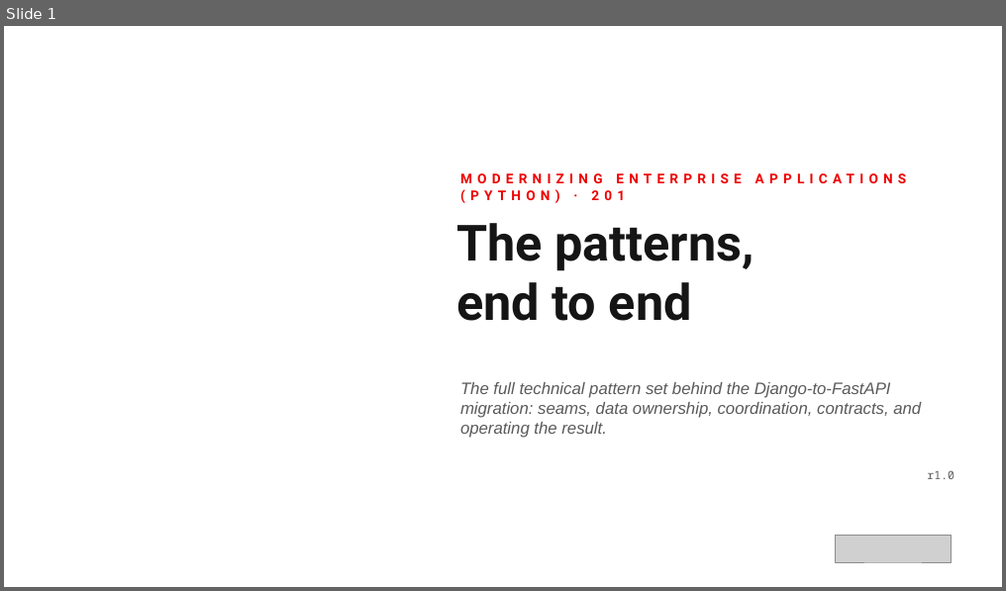
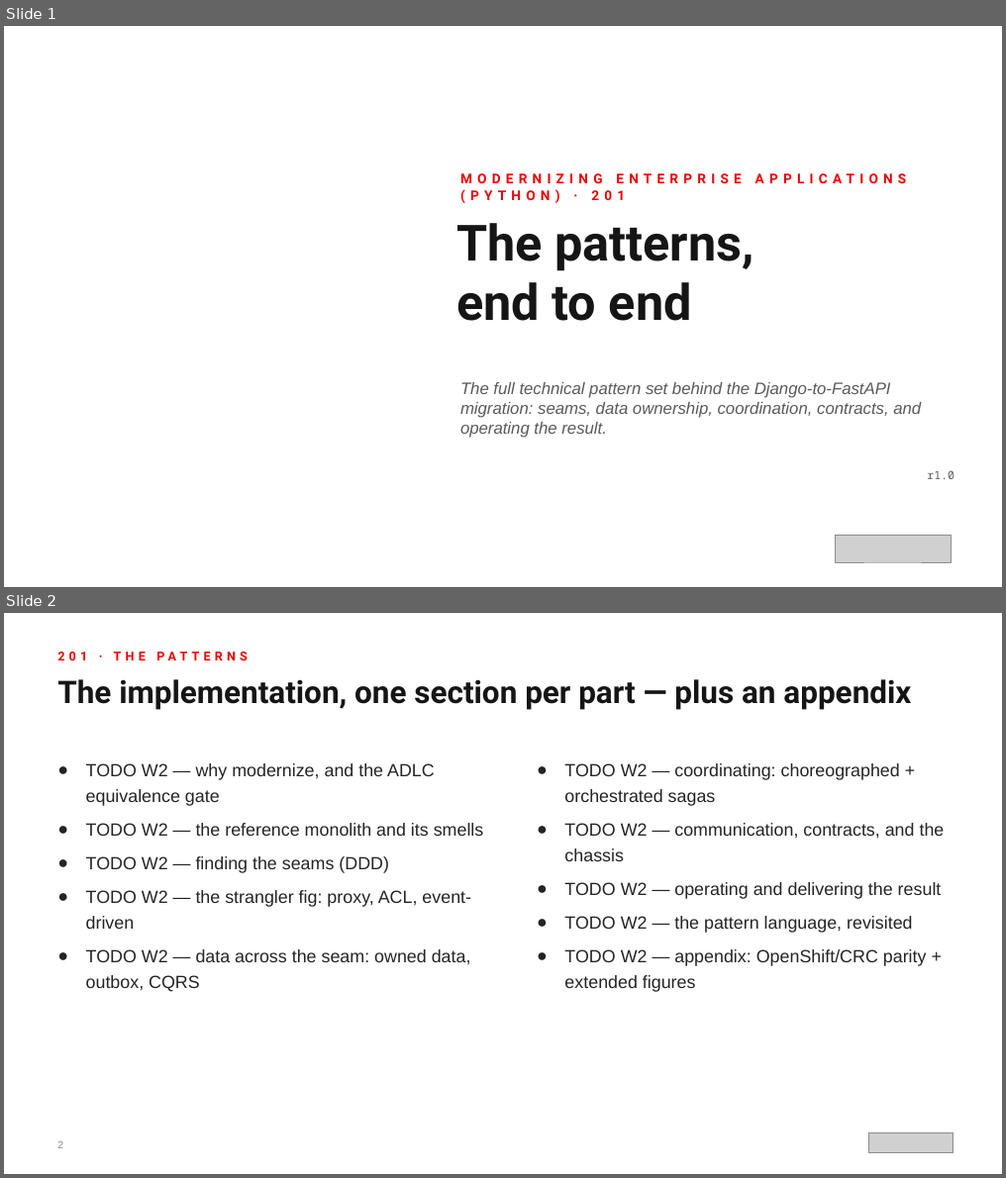
Before and after one commit to patterncatalyst/modernizing-enterprise-applications-python, a slide deck: presentation/modernizing-201/Modernizing-201-r1.0.pptx. Shown one above the other, each under a label of ours: slide 1 before the commit, slides 1 and 2 after it. The pictures are 1006x591 and 1006x1178 pixels, drawn with LibreOffice and Linux fonts; fonts in the diff are those of the drawing; grey boxes stand for pictures; background and template pictures are left out. Boxes give left, top, right and bottom in pixels: in the first picture for what was removed or moved away, otherwise in the second. Text is boxed around its words. In the diff, an @@ line names an element or a change of style, - is before the commit and + after.

```diff
--- a/presentation/modernizing-201/Modernizing-201-r1.0.pptx
+++ b/presentation/modernizing-201/Modernizing-201-r1.0.pptx
@@ slide 2 added at <box>4,613,1002,1174</box>, background #FFFFFF @@
@@ text added at <box>57,679,111,704</box>, 12 pt, text #EE0000, bold @@
+201 · THE PATTERNS
@@ text added at <box>119,679,911,710</box>, 30 pt, text #151515, bold @@
+The implementation, one section per part — plus an appendix
@@ text added at <box>86,763,484,992</box>, 17 pt, text #242424 @@
+● TODO W2 — why modernize, and the ADLC equivalence gate
+● TODO W2 — the reference monolith and its smells
+● TODO W2 — finding the seams (DDD)
+● TODO W2 — the strangler fig: proxy, ACL, event-driven
+● TODO W2 — data across the seam: owned data, outbox, CQRS
@@ text added at <box>564,763,944,992</box>, 17 pt, text #242424 @@
+● TODO W2 — coordinating: choreographed + orchestrated sagas
+● TODO W2 — communication, contracts, and the chassis
+● TODO W2 — operating and delivering the result
+● TODO W2 — the pattern language, revisited
+● TODO W2 — appendix: OpenShift/CRC parity + extended figures
@@ text added at <box>57,1142,63,1149</box>, 10 pt, text #8A8A8A @@
+2
@@ picture added at <box>868,1134,953,1154</box> @@
```
Also in this commit, not shown: 3 slides changed, 77 other slides added, 5 other files.
